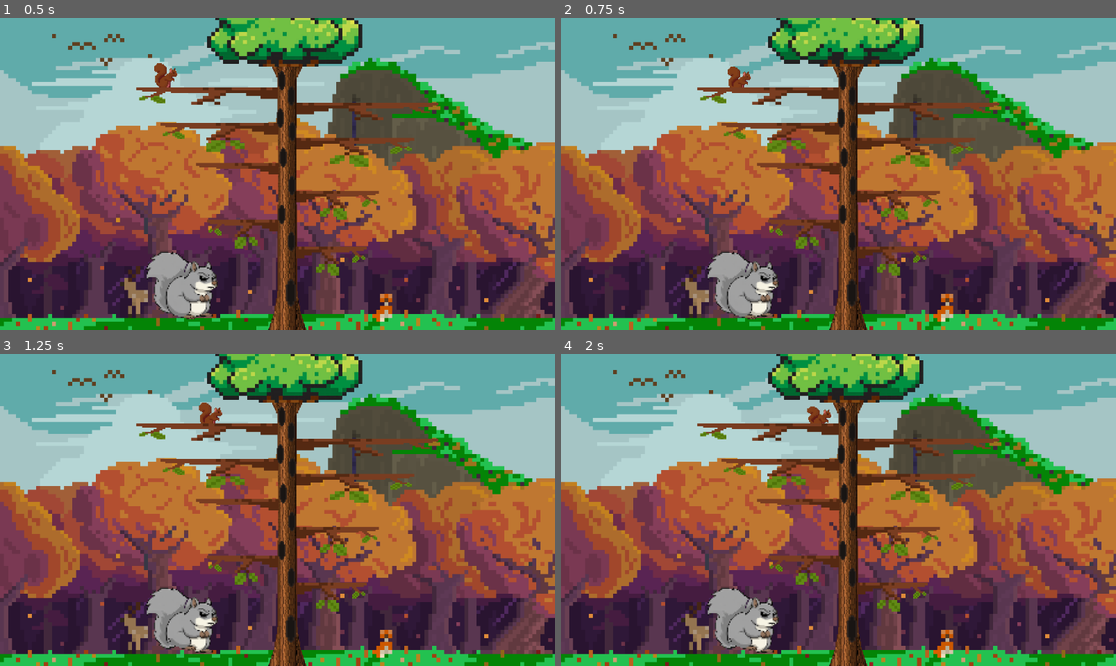
Above: before the commit, frames 1-4 (two rows, left to right).
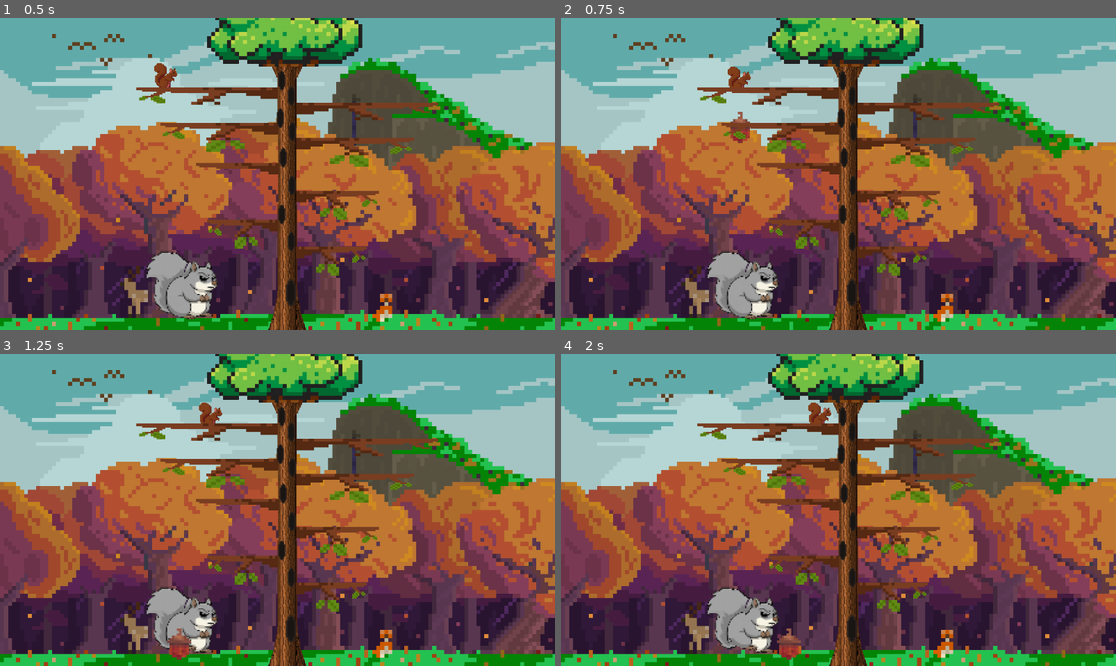
Above: after the commit, the same moments.

Repository: Ike-l/Something-Nutty
Game: Godot game, scene res://scenes/environment.tscn
Same seed, same stepped clock (60 frames per second), same inputs: the game is played once before the commit and once after it.
Inputs:
- Up to frame 1 (0.5 s): no input
- Up to frame 2 (0.75 s): tap Enter (ui_accept) at 0.5 s; hold D (move_right) from 0.53 s (still down); tap F (launch_acorn) at 0.6 s
- Up to frame 3 (1.25 s): keep holding D (move_right); tap Enter (ui_accept) at 0.77 s
- Up to frame 4 (2 s): keep holding D (move_right); tap F (launch_acorn) at 1.35 s; tap Enter (ui_accept) at 1.52 s

Frame 1 is identical in both runs. In frame 2, 0.2% of the frame differs, in the area x 30-35%, y 30-41%; in frame 3, 0.3%; in frame 4, 0.4%, in the area x 38-49%, y 15-98%.

Commit message:
game over

Diff:
--- a/Trunk.gd
+++ b/Trunk.gd
@@ -13,6 +13,8 @@
 var rng = RandomNumberGenerator.new()
 
 func sir_nut_hit_the_second_tower():
+	if current_branch == 8:
+		return
 	if not can_hit:
 		return
 
--- /dev/null
+++ b/scenes/button.gd
@@ -0,0 +1,8 @@
+extends Button
+
+
+func _on_pressed() -> void:
+	text = "Loading.."
+	await get_tree().process_frame
+	await get_tree().process_frame
+	get_tree().change_scene_to_file("res://scenes/StartMenu.tscn")
--- a/scenes/environment.tscn
+++ b/scenes/environment.tscn
@@ -1,8 +1,8 @@
-[gd_scene load_steps=32 format=3 uid="uid://de1abd0ch6wpt"]
+[gd_scene load_steps=33 format=3 uid="uid://de1abd0ch6wpt"]
 
 [ext_resource type="Script" uid="uid://cxn8rtjg71wse" path="res://scripts/environment.gd" id="1_d5dl1"]
 [ext_resource type="PackedScene" uid="uid://nn3cxg8w23s7" path="res://scenes/Sir Nut.tscn" id="2_fm4en"]
-[ext_resource type="PackedScene" uid="uid://binuyqm458jt6" path="res://scenes/tree.tscn" id="3_d5dl1"]
+[ext_resource type="PackedScene" uid="uid://binuyqm458jt6" path="res://scenes/Tree.tscn" id="3_d5dl1"]
 [ext_resource type="PackedScene" uid="uid://bievc6vxo4bh7" path="res://scenes/nut.tscn" id="3_f0uwl"]
 [ext_resource type="Script" uid="uid://gjogryhtjxsk" path="res://Trunk.gd" id="4_hlc4h"]
 [ext_resource type="Texture2D" uid="uid://ck503fdlwvjs4" path="res://assets/DaveHoldingNut.png" id="9_80s2q"]
@@ -25,6 +25,7 @@
 [ext_resource type="Texture2D" uid="uid://cfeckib1vg4go" path="res://assets/DaveWalkRight2.png" id="23_om7ee"]
 [ext_resource type="Texture2D" uid="uid://cybd2bf3p76vl" path="res://assets/DaveWalkRight3.png" id="24_6rpxt"]
 [ext_resource type="Texture2D" uid="uid://5oygqvauw4ec" path="res://assets/DaveWalkRight4.png" id="25_qrvva"]
+[ext_resource type="Script" uid="uid://bfxa2k2sp2mpk" path="res://scenes/button.gd" id="26_qhcem"]
 
 [sub_resource type="RectangleShape2D" id="RectangleShape2D_f0uwl"]
 size = Vector2(292, 21.375)
@@ -335,7 +336,38 @@
 offset_bottom = 40.0
 texture = ExtResource("18_3am05")
 
+[node name="Control" type="Control" parent="."]
+visible = false
+layout_mode = 3
+anchors_preset = 0
+offset_right = 40.0
+offset_bottom = 40.0
+
+[node name="Label" type="Label" parent="Control"]
+z_index = 8
+layout_mode = 0
+offset_left = 235.0
+offset_top = 217.0
+offset_right = 969.0
+offset_bottom = 392.0
+theme_override_colors/font_color = Color(0.012617188, 0, 0, 1)
+theme_override_colors/font_outline_color = Color(0, 0, 0, 1)
+theme_override_font_sizes/font_size = 128
+text = "GAME OVER"
+
+[node name="Button" type="Button" parent="Control"]
+z_index = 6
+layout_mode = 0
+offset_left = 448.0
+offset_top = 420.0
+offset_right = 757.0
+offset_bottom = 590.0
+theme_override_font_sizes/font_size = 48
+text = "RESTART"
+script = ExtResource("26_qhcem")
+
 [connection signal="timeout" from="Dave/Timer" to="Dave/Dave" method="_on_timer_timeout"]
+[connection signal="pressed" from="Control/Button" to="Control/Button" method="_on_pressed"]
 
 [editable path="SirNut"]
 [editable path="Tree"]
--- a/scripts/sir_nut.gd
+++ b/scripts/sir_nut.gd
@@ -7,7 +7,7 @@
 @onready var nut_spawn_point = $"nut_spawn_point"
 @onready var animated_sir_nut = $"AnimatedSirNut"
 #enum state {idle, jumping, catching, throwing, moving}
-var storage = 0
+var storage = 10
 func fire_nut():
 	if storage > 0:
 		storage -= 1
@@ -55,13 +55,13 @@
 		velocity.x += 1
 		new_state = animated_sir_nut.State.moving
 
-	#if Input.is_action_pressed("move_down"):
-		#velocity.y += 1
-		#new_state = animated_sir_nut.State.moving
+	if Input.is_action_pressed("move_down"):
+		velocity.y += 1
+		new_state = animated_sir_nut.State.moving
 
-	if Input.is_action_pressed("move_up"):
-		velocity.y -= 5
-		new_state = animated_sir_nut.State.jumping
+	#if Input.is_action_pressed("move_up"):
+		#velocity.y -= 5
+		#new_state = animated_sir_nut.State.jumping
 
 	if velocity.length() > 0:
 		velocity = velocity.normalized() * speed
Not shown, added: scenes/button.gd.uid
